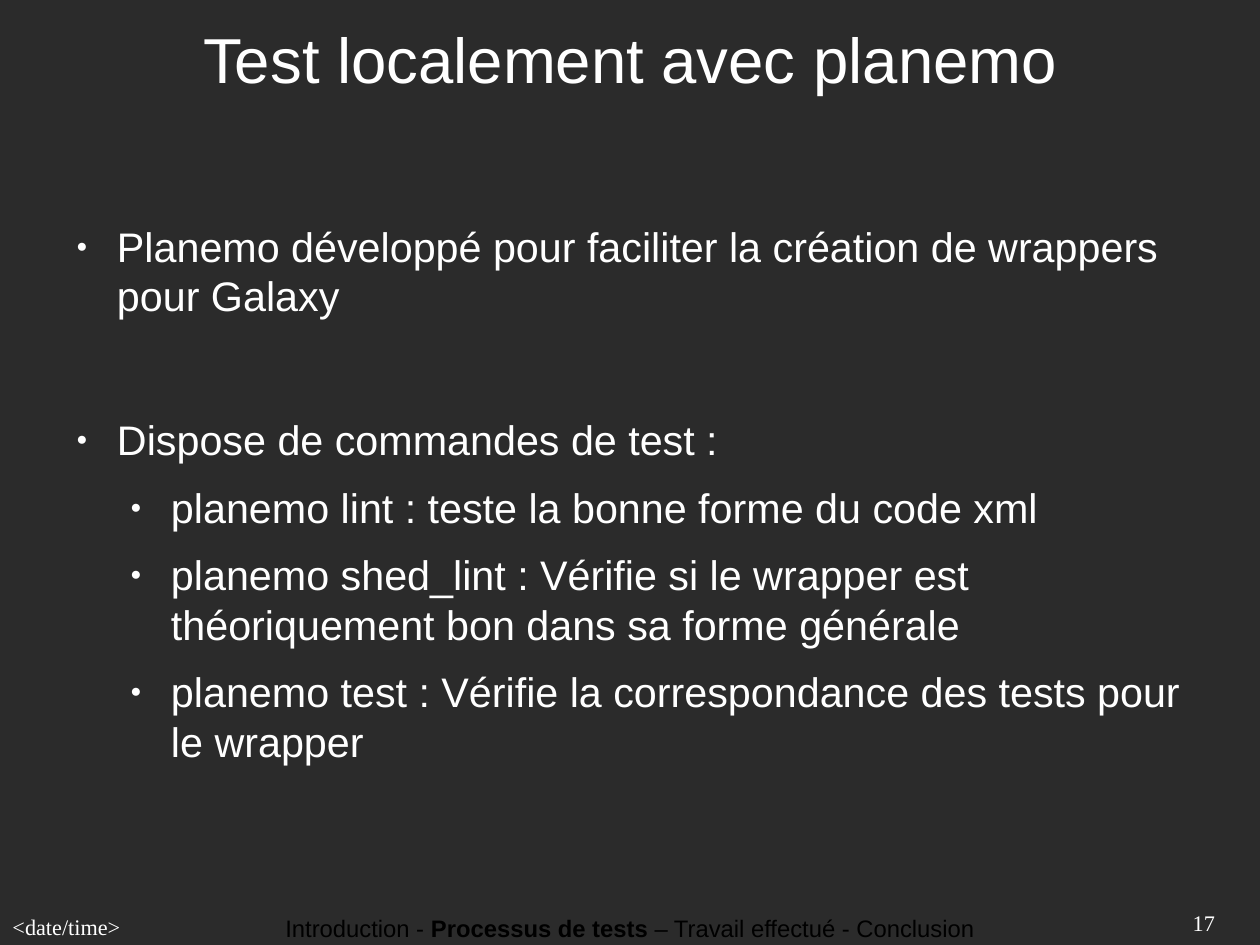
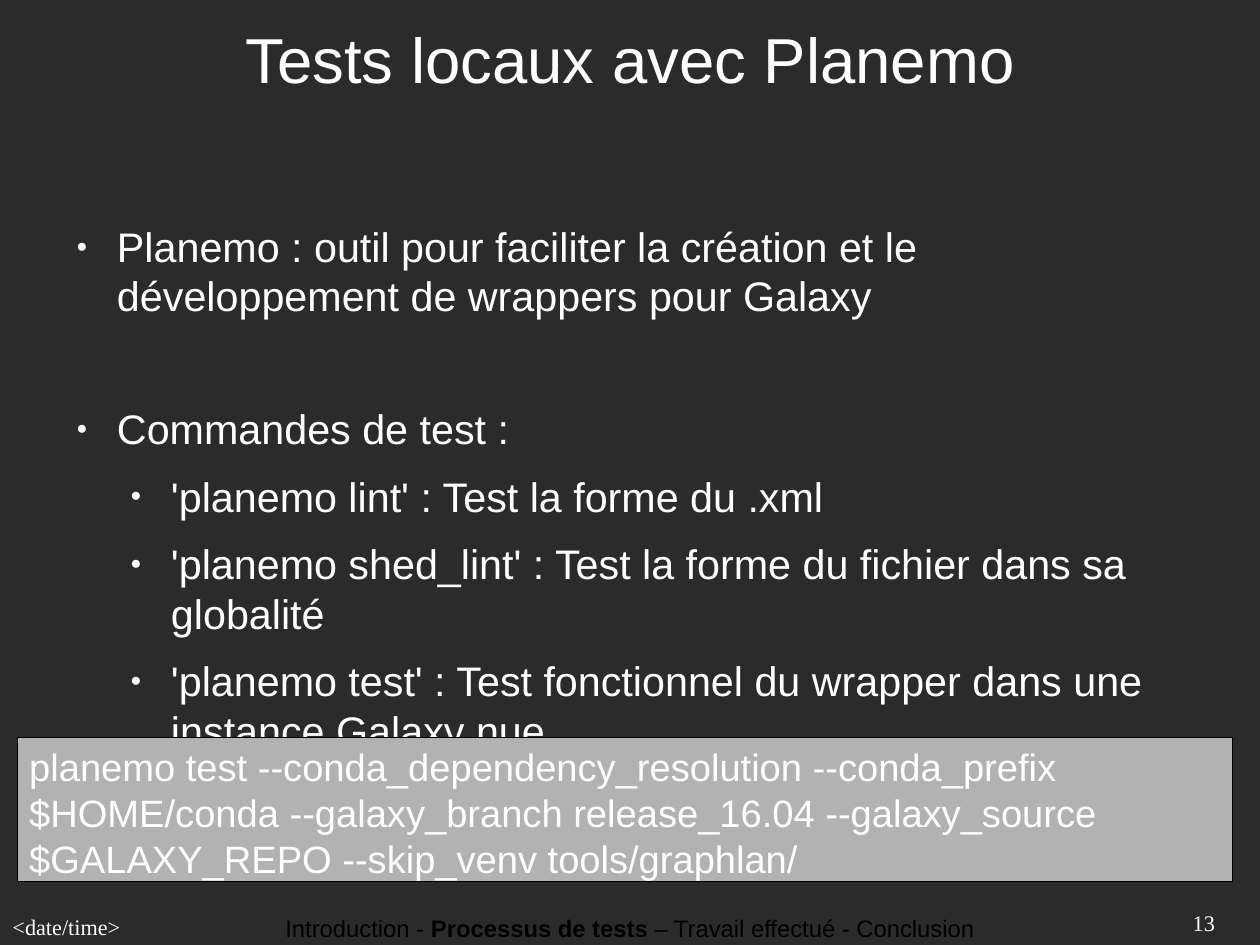
Before and after one commit to theymard1/Internship_report, a slide deck: slide 13 of presentation_6_juin/Diaporama_presentation_6_juin.odp (slide 17 before the commit). Drawn at 1260x945 pixels with LibreOffice and Linux fonts; fonts in the diff are those of the drawing; background and template pictures are left out; a plain dark background stands for a picture behind light text. Boxes give left, top, right and bottom in pixels: in the first picture for what was removed or moved away, otherwise in the second. Text is boxed around its words. In the diff, an @@ line names an element or a change of style, - is before the commit and + after.

Commit message:
création fichier première partie

```diff
--- a/presentation_6_juin/Diaporama_presentation_6_juin.odp
+++ b/presentation_6_juin/Diaporama_presentation_6_juin.odp
@@ title at bbox=[246, 37, 1014, 84]: text changed @@
-Test localement avec planemo
+Tests locaux avec Planemo
@@ text at bbox=[117, 231, 1142, 754]: text changed @@
-● Planemo développé pour faciliter la création de wrappers pour Galaxy
-● Dispose de commandes de test :
-  ● planemo lint : teste la bonne forme du code xml
-  ● planemo shed_lint : Vérifie si le wrapper est théoriquement bon dans sa forme générale
-  ● planemo test : Vérifie la correspondance des tests pour le wrapper
+● Planemo : outil pour faciliter la création et le développement de wrappers pour Galaxy
+● Commandes de test :
+  ● 'planemo lint' : Test la forme du .xml
+  ● 'planemo shed_lint' : Test la forme du fichier dans sa globalité
+  ● 'planemo test' : Test fonctionnel du wrapper dans une instance Galaxy nue
@@ rectangle added at bbox=[18, 739, 1234, 883], fill #B2B2B2, outline #000000 0 pt @@
@@ text added at bbox=[29, 753, 1096, 881], 24 pt, text #FFFFFF @@
+planemo test --conda_dependency_resolution --conda_prefix $HOME/conda --galaxy_branch release_16.04 --galaxy_source $GALAXY_REPO --skip_venv tools/graphlan/
@@ page number at bbox=[1193, 916, 1215, 932]: text changed @@
-17
+13
```
Also in this commit, not shown: 15 other slides changed, 7 slides added, 10 slides removed, 9 other files.
